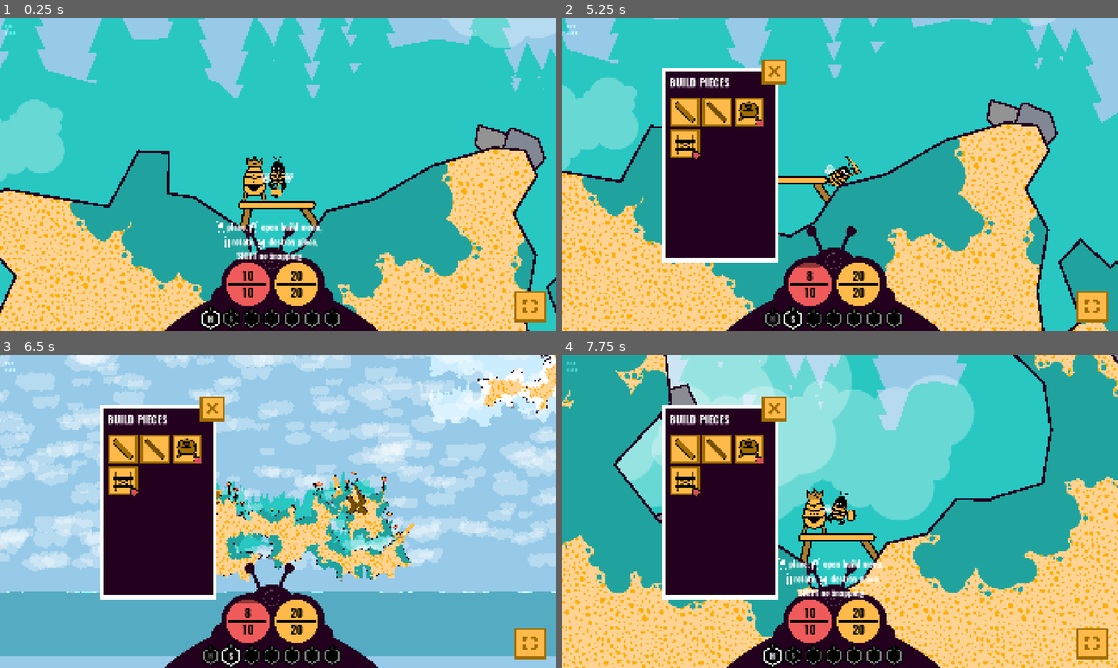
Above: before the commit, frames 1-4 (two rows, left to right).
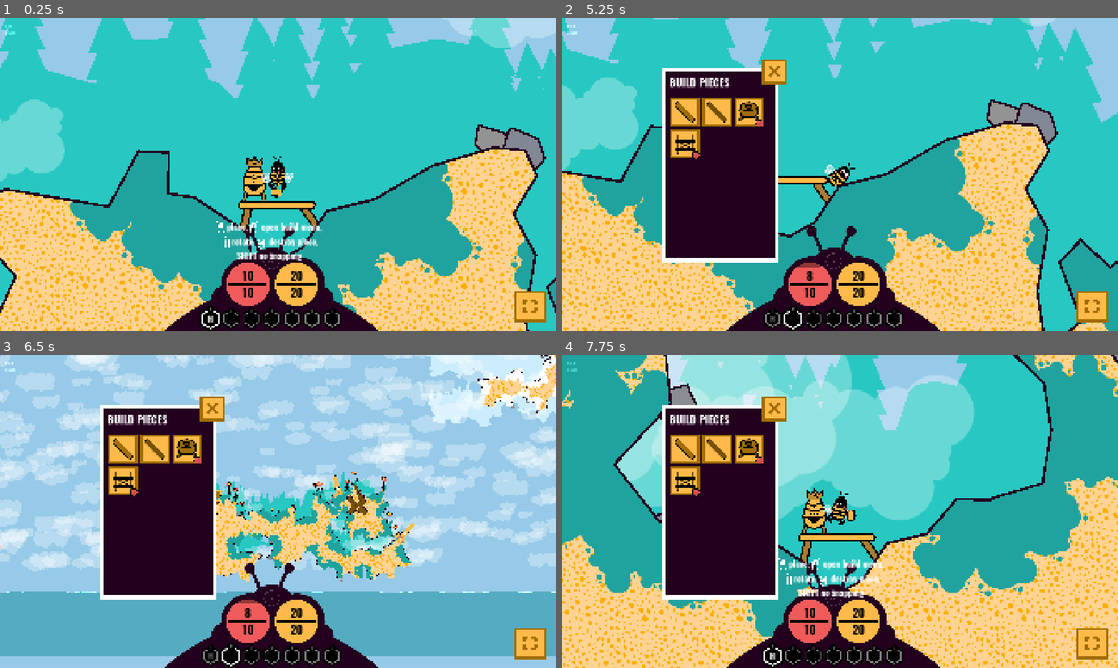
Above: after the commit, the same moments.

Repository: anttihaavikko/slumgum-waggle-dance
Game: Godot game, scene res://Scenes/main.tscn
The game is run twice, just before and just after one commit, with the same random seed, the same clock (stepped at 60 frames per second) and the same inputs.
Inputs (mouse positions are in pixels of both pictures, inside the frame that each line leads up to):
- Up to frame 1 (0.25 s): no input
- Up to frame 2 (5.25 s): tap Enter at 0.5 s; move the mouse to (578, 27) at 0.52 s; hold D (right) 0.53-1.28 s; right-click (578, 27) at 0.6 s; click (578, 27) at 0.67 s; move the mouse to (584, 33) at 1.27 s; hold S (brake) 1.28-2.03 s; right-click (584, 33) at 1.35 s; click (584, 33) at 1.42 s; move the mouse to (895, 105) at 2.02 s; hold D (right) 2.03-2.78 s; tap Middle mouse button (middle) at 2.1 s; right-click (895, 105) at 2.3 s; move the mouse to (812, 237) at 2.77 s; hold W (accelerate) 2.78-3.53 s; click (812, 237) at 2.85 s; right-click (812, 237) at 3.05 s; move the mouse to (1006, 221) at 3.52 s; hold Shift (shift) 3.53-4.28 s; hold A (left) 3.53-5.03 s; right-click (1006, 221) at 3.8 s; move the mouse to (673, 127) at 4.27 s; tap 1 (slot_1) at 4.35 s; right-click (673, 127) at 4.55 s; move the mouse to (867, 174) at 5.02 s; hold S (brake) from 5.03 s (still down); tap 2 (slot_2) at 5.1 s; click (867, 174) at 5.17 s
- Up to frame 3 (6.5 s): right-click (305, 511) at 5.3 s; move the mouse to (194, 433) at 5.77 s; release S (brake) at 5.78 s; hold D (right) from 5.78 s (still down); tap Z at 5.85 s; right-click (194, 433) at 6.05 s
- Up to frame 4 (7.75 s): move the mouse to (962, 495) at 6.52 s; release D (right) at 6.53 s; hold W (accelerate) 6.53-7.28 s; hold T 6.53-7.28 s; right-click (962, 495) at 6.8 s; move the mouse to (728, 527) at 7.27 s; hold D (right) from 7.28 s (still down); tap R at 7.35 s; click (728, 527) at 7.42 s; right-click (728, 527) at 7.55 s

The runs differ from the first frame. In frame 1, less than 0.1% of the frame differs, in the area x 2-42%, y 4-98%; in frame 2, 0.1%, in the area x 2-54%, y 4-98%; in frame 3, less than 0.1%; in frame 4, less than 0.1%.

Commit message:
Add healing particles

Diff:
--- a/Scenes/main.tscn
+++ b/Scenes/main.tscn
@@ -136,6 +136,7 @@
 [ext_resource type="PackedScene" uid="uid://dp8dii4g76t82" path="res://Scenes/white_flower.tscn" id="109_myryv"]
 [ext_resource type="PackedScene" uid="uid://b00id2gst1ynl" path="res://Scenes/cold_flower.tscn" id="111_bpr0e"]
 [ext_resource type="Texture2D" uid="uid://ckh701akyam10" path="res://Sprites/clock-face.png" id="112_fvjqb"]
+[ext_resource type="Texture2D" uid="uid://dbyh84o2k5142" path="res://Sprites/heal-line.png" id="113_130ps"]
 [ext_resource type="Texture2D" uid="uid://3qbspf4inwwl" path="res://Sprites/clock-arm.png" id="113_b05pg"]
 [ext_resource type="Script" uid="uid://bm3jrbbu7fesp" path="res://_Starter/Scripts/framerate_display.gd" id="114_ilwxp"]
 [ext_resource type="Script" uid="uid://yycbi8k01fjd" path="res://_Starter/Scripts/notifications.gd" id="116_jab21"]
@@ -622,6 +623,14 @@
 [sub_resource type="CanvasItemMaterial" id="CanvasItemMaterial_qnggo"]
 blend_mode = 1
 
+[sub_resource type="Curve" id="Curve_qxkn4"]
+_data = [Vector2(0, 1), 0.0, 0.0, 0, 0, Vector2(1, 0), -3.7106454, 0.0, 0, 0]
+point_count = 2
+
+[sub_resource type="Gradient" id="Gradient_qxkn4"]
+offsets = PackedFloat32Array(0.6557692, 1)
+colors = PackedColorArray(1, 1, 1, 0.49411765, 1, 1, 1, 0)
+
 [sub_resource type="RectangleShape2D" id="RectangleShape2D_cpkcx"]
 size = Vector2(163, 45)
 
@@ -888,7 +897,7 @@
 horizontal_alignment = 1
 vertical_alignment = 1
 
-[node name="Bee" type="Node2D" parent="." unique_id=2060944565 node_paths=PackedStringArray("body", "lander", "wings", "inventory", "tools", "hands", "health", "energy", "item", "cam", "builder", "face", "crosses", "visuals", "leg_container", "core_remote", "hands_wrap")]
+[node name="Bee" type="Node2D" parent="." unique_id=2060944565 node_paths=PackedStringArray("body", "lander", "wings", "inventory", "tools", "hands", "health", "energy", "item", "cam", "builder", "face", "crosses", "visuals", "leg_container", "core_remote", "hands_wrap", "heal_particles")]
 z_index = 5
 position = Vector2(597, -419)
 script = ExtResource("1_8gbba")
@@ -911,6 +920,7 @@
 spring_core_prefab = ExtResource("104_bdqux")
 core_remote = NodePath("Body/Pendulum Mover")
 hands_wrap = NodePath("Body/Body Sprite/Hands Wrap")
+heal_particles = NodePath("Body/Heal Particles")
 
 [node name="Body" type="RigidBody2D" parent="Bee" unique_id=617439204 node_paths=PackedStringArray("bee")]
 collision_layer = 5
@@ -1032,6 +1042,8 @@
 
 [node name="Face Wrap" type="Node2D" parent="Bee/Body/Body Sprite" unique_id=1544136475]
 position = Vector2(-4, -55)
+
+[node name="Wrap" type="Node2D" parent="Bee/Body/Body Sprite/Face Wrap" unique_id=1780464618]
 
 [node name="LookAtMouse" type="Node2D" parent="Bee/Body/Body Sprite/Face Wrap" unique_id=1932406287]
 script = ExtResource("14_cbgmd")
@@ -1360,6 +1372,23 @@
 [node name="Pendulum Mover" type="RemoteTransform2D" parent="Bee/Body" unique_id=1177645390]
 update_scale = false
 
+[node name="Heal Particles" type="CPUParticles2D" parent="Bee/Body" unique_id=1027791238]
+position = Vector2(-19, 29)
+emitting = false
+amount = 15
+texture = ExtResource("113_130ps")
+lifetime = 0.7
+one_shot = true
+explosiveness = 0.1
+randomness = 0.3
+emission_shape = 3
+emission_rect_extents = Vector2(100, 150)
+gravity = Vector2(0, -1176)
+scale_amount_min = 0.1
+scale_amount_max = 0.3
+scale_amount_curve = SubResource("Curve_qxkn4")
+color_ramp = SubResource("Gradient_qxkn4")
+
 [node name="Lander" type="RigidBody2D" parent="Bee" unique_id=832043342]
 position = Vector2(0, 133)
 collision_layer = 129
--- a/Scripts/bee.gd
+++ b/Scripts/bee.gd
@@ -24,6 +24,7 @@
 @export var spring_core_prefab: PackedScene
 @export var core_remote: RemoteTransform2D
 @export var hands_wrap: Node2D
+@export var heal_particles: CPUParticles2D
 
 var thrust = 1.5
 var turning = 1.0
@@ -61,7 +62,7 @@
 	add_console_commands()
 	if OS.is_debug_build():
 		inventory.add_equipment(tools[Equipment.Id.Hammer])
-		inventory.add_equipment(tools[Equipment.Id.Scythe])
+		# inventory.add_equipment(tools[Equipment.Id.Scythe])
 		# inventory.add_equipment(tools[Equipment.Id.Blowpipe])
 		# inventory.add_equipment(tools[Equipment.Id.Guitar])
 		# inventory.add_equipment(tools[Equipment.Id.Pickaxe])
@@ -80,13 +81,38 @@
 
 func add_console_commands():
 	# if LimboConsole._commands.has("give"): return
-	LimboConsole.unregister_command("give")
-	LimboConsole.unregister_command("energy")
-	LimboConsole.unregister_command("heal")
+	unregister_console("give")
+	unregister_console("energy")
+	unregister_console("heal")
+	unregister_console("damage")
+	unregister_console("anvil")
 	LimboConsole.register_command(console_spawn, "give", "spawns in an item or equipment")
 	LimboConsole.add_argument_autocomplete_source("give", 0, get_all_spawnable_names)
-	LimboConsole.register_command(fill_energy, "energy", "refill energy")
-	LimboConsole.register_command(heal, "heal", "heal given amount")
+	LimboConsole.register_command(dev_energy, "energy", "refill energy")
+	LimboConsole.register_command(dev_heal, "heal", "heal given amount")
+	LimboConsole.register_command(dev_damage, "damage", "take damage")
+	LimboConsole.register_command(show_anvil_menu, "anvil", "opens anvil crafting menu")
+
+func unregister_console(command: String):
+	if LimboConsole._commands.has(command):
+		LimboConsole.unregister_command(command)
+
+func dev_damage(amount := 1):
+	LimboConsole.close_console()
+	damage(amount)
+
+func dev_heal(amount := 20):
+	LimboConsole.close_console()
+	heal(amount, true)
+
+func dev_energy():
+	LimboConsole.close_console()
+	fill_energy()
+
+func show_anvil_menu():
+	LimboConsole.close_console()
+	Main.singleton.stations[BuildPiece.Id.Anvil].open(Main.singleton.builder.starters[0])
+	pass
 
 func console_spawn(item_name: String, amount := 20):
 	if get_equip_names().has(item_name):
@@ -129,10 +155,12 @@
 func fill_energy():
 	energy_left = energy_max
 	energy.heal(999)
-
-func heal(amt := 1):
-	if health.is_alive():
+	heal_particles.emitting = true
+
+func heal(amt := 1, always_show_particles := false):
+	if health.is_alive() and (not health.is_full() or always_show_particles):
 		health.heal(amt)
+		heal_particles.emitting = true
 
 func die():
 	health.hurt(999)
--- a/Scripts/queen.gd
+++ b/Scripts/queen.gd
@@ -150,7 +150,7 @@
 		if Main.singleton.inventory.has(Item.Id.Nectar):
 			return "Oh nice, you've been a (busy bee) gathering all that (nectar)! You should try (crafting) a (hammer) from it using the (core)."
 		else:
-			return "Have you been (slacing) all day? Get your (act together) and go find (flowers) and gather some (nectar)!"
+			return "Have you been (slacking) all day? Get your (act together) and go find (flowers) and gather some (nectar)!"
 	if Main.singleton.built.size() <= 3:
 		return "So you got the hang of (crafting). You should try (building) some (structures) with the (hammer) next. That'll allow you to get even more (materials)."
 	if event_pool.size() > 0:
--- a/_Starter/Scripts/health_display.gd
+++ b/_Starter/Scripts/health_display.gd
@@ -28,6 +28,9 @@
 func is_alive() -> bool:
 	return hp > 0
 
+func is_full() -> bool:
+	return hp == max_hp
+
 func update_shown() -> void:
 	if label:
 		if max_label:
--- a/project.godot
+++ b/project.godot
@@ -11,7 +11,7 @@
 [application]
 
 config/name="Bee"
-config/version="0.3.0"
+config/version="0.4.0"
 run/main_scene="uid://dctl740whl7xn"
 config/features=PackedStringArray("4.7", "GL Compatibility")
 config/icon="res://icon.svg"
Binary file added: Sprites/heal-line.png
Not shown, added: Sprites/heal-line.png.import
Not shown, changed: Misc/art.afdesign
Not shown, changed: Misc/art.afdesign~lock~
